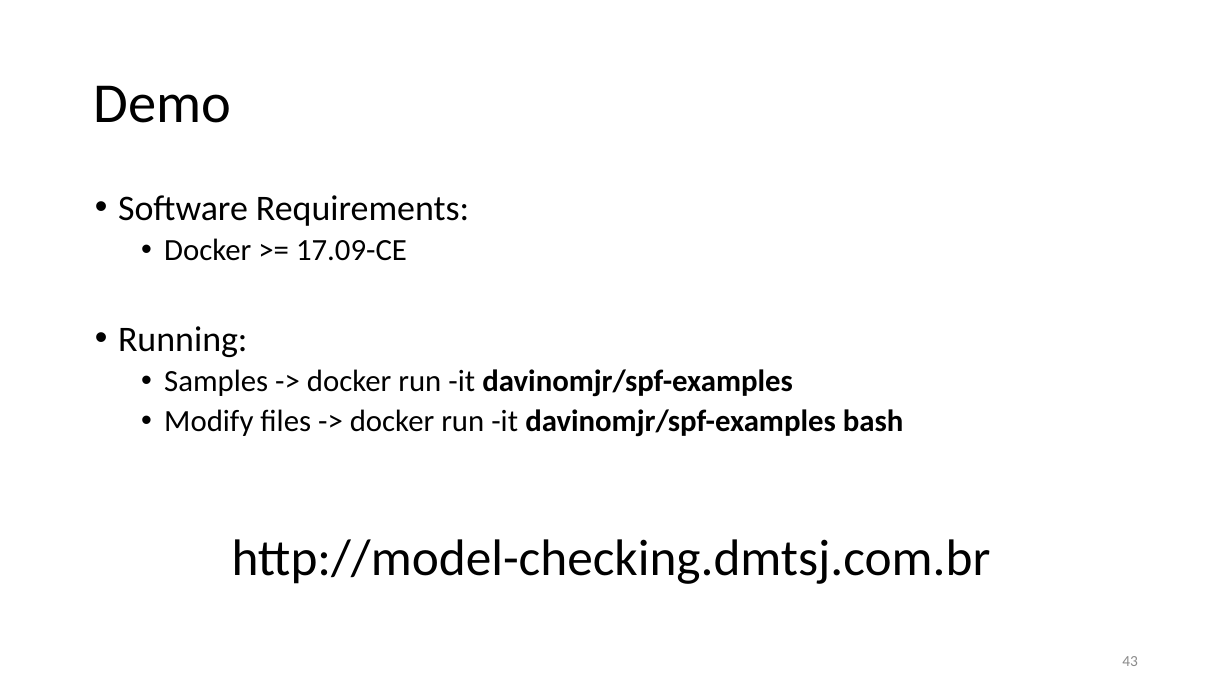
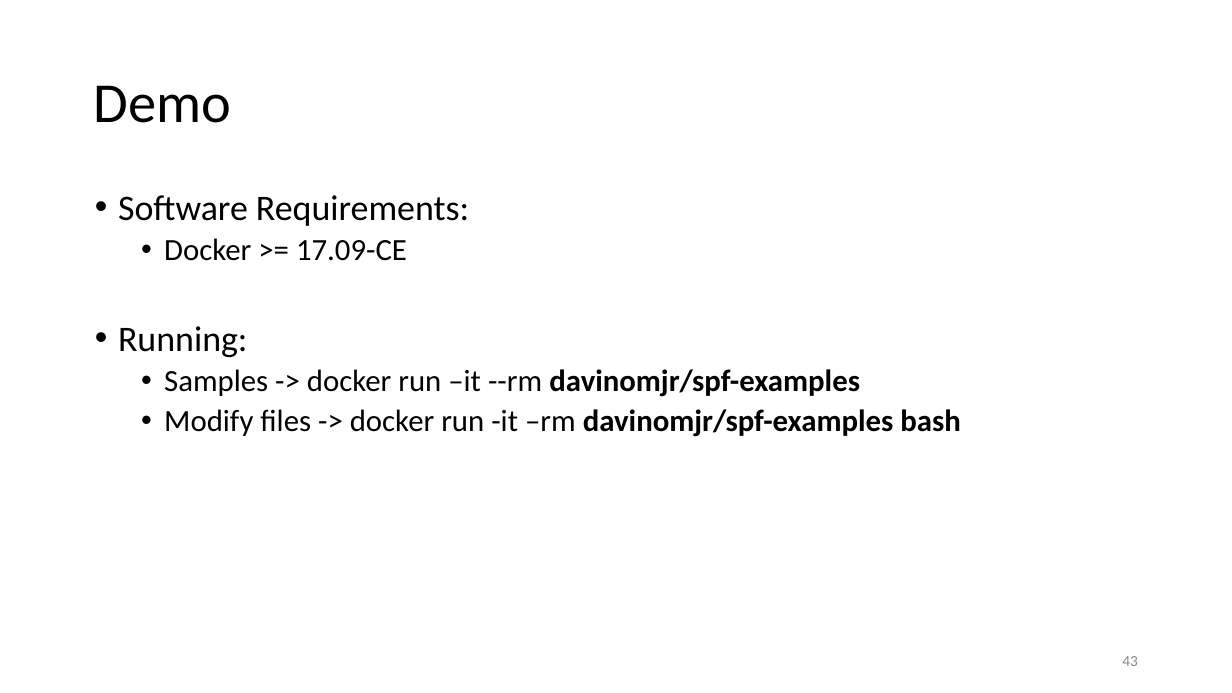
Before and after one commit to damorim/model-checking-tutorial, a slide deck: slide 43 of Program-Model-Checking.pptx. Drawn at 1232x693 pixels with LibreOffice and Linux fonts; fonts in the diff are those of the drawing. Boxes give left, top, right and bottom in pixels: in the first picture for what was removed or moved away, otherwise in the second. Text is boxed around its words. In the diff, an @@ line names an element or a change of style, - is before the commit and + after.

```diff
--- a/Program-Model-Checking.pptx
+++ b/Program-Model-Checking.pptx
@@ text at (164,369,960,437): text changed; bold off @@
-  • Samples -> docker run -it davinomjr/spf-examples
-  • Modify files -> docker run -it davinomjr/spf-examples bash
+  • Samples -> docker run –it --rm davinomjr/spf-examples
+  • Modify files -> docker run -it –rm davinomjr/spf-examples bash
@@ text removed at (232,539,991,584) @@
-http://model-checking.dmtsj.com.br
```
Also in this commit, not shown: 3 other slides changed, 1 other file.
